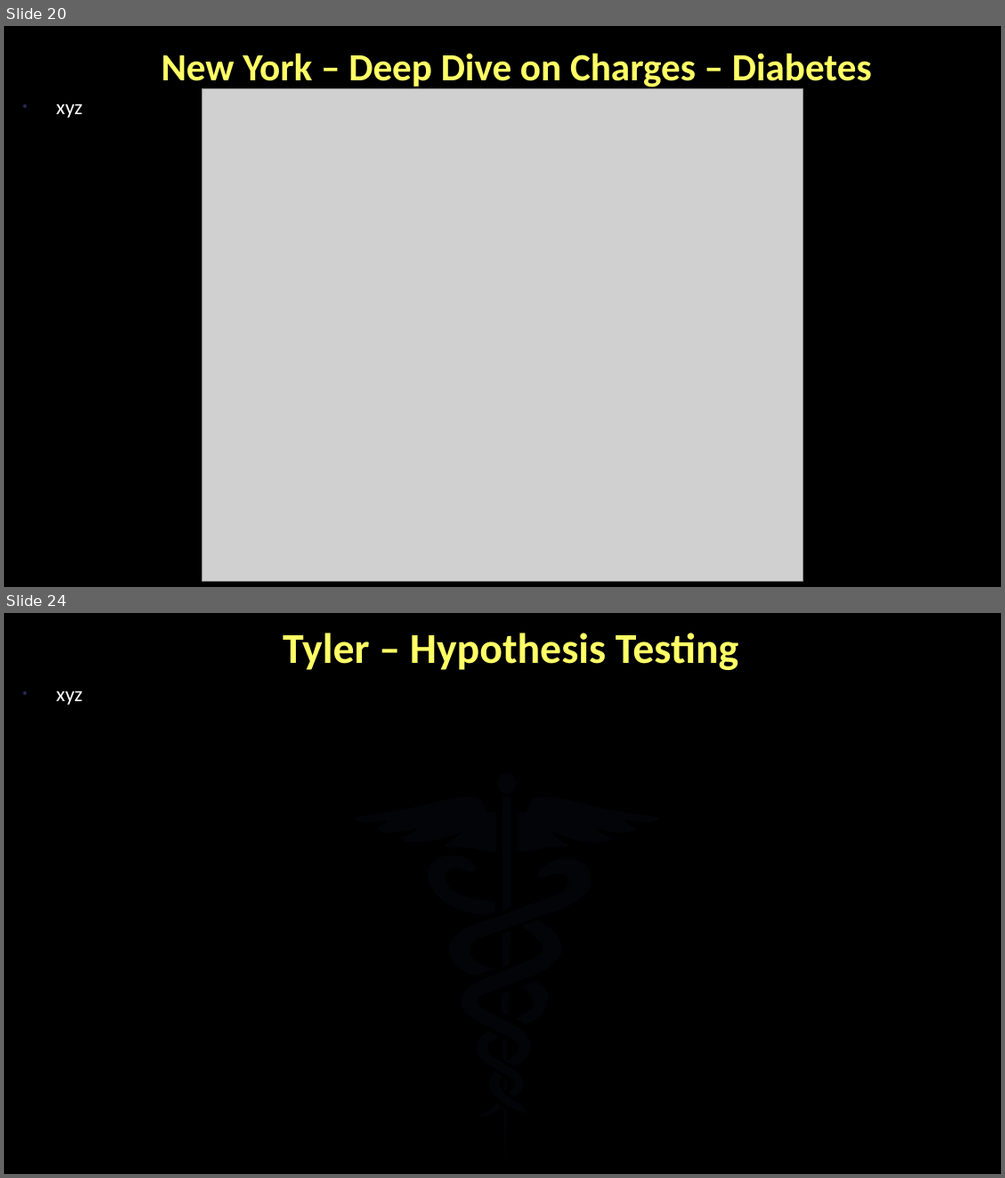
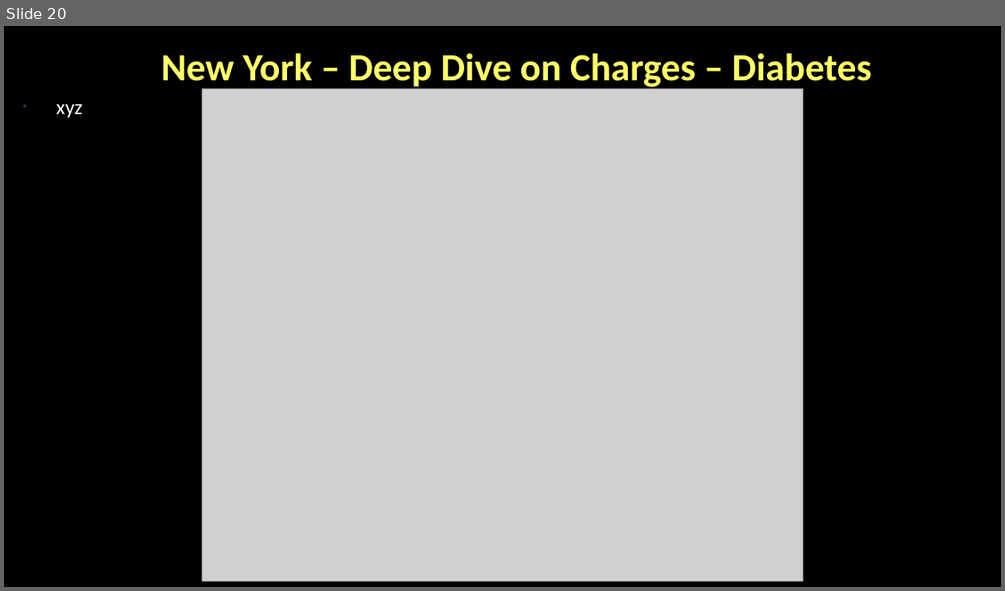
Before and after one commit to BrandinO771/viper_proj_1, a slide deck: _PRESENTATION/healthcare_cost_consitency5.pptx. Shown one above the other, each under a label of ours: slides 20 and 24 before the commit, slide 20 after it; the slides between them are not shown. The pictures are 1005x1178 and 1005x591 pixels, drawn with LibreOffice and Linux fonts; fonts in the diff are those of the drawing; grey boxes stand for pictures; background and template pictures are left out. Boxes give left, top, right and bottom in pixels: in the first picture for what was removed or moved away, otherwise in the second. Text is boxed around its words. In the diff, an @@ line names an element or a change of style, - is before the commit and + after.

```diff
--- a/_PRESENTATION/healthcare_cost_consitency5.pptx
+++ b/_PRESENTATION/healthcare_cost_consitency5.pptx
@@ slide 24 removed at (x1=4, y1=613, x2=1001, y2=1174), background picture (left out); not listed: 1 template element that a slide beside it also shows @@
@@ title removed at (x1=283, y1=633, x2=738, y2=670) @@
-Tyler – Hypothesis Testing
@@ text removed at (x1=57, y1=691, x2=83, y2=705) @@
-• xyz
@@ group removed at (x1=353, y1=773, x2=661, y2=1116): 14 freeform shapes, 1 ellipse @@
```
Also in this commit, not shown: 5 slides changed, 3 slides added, 4 other slides removed, 31 other files.
